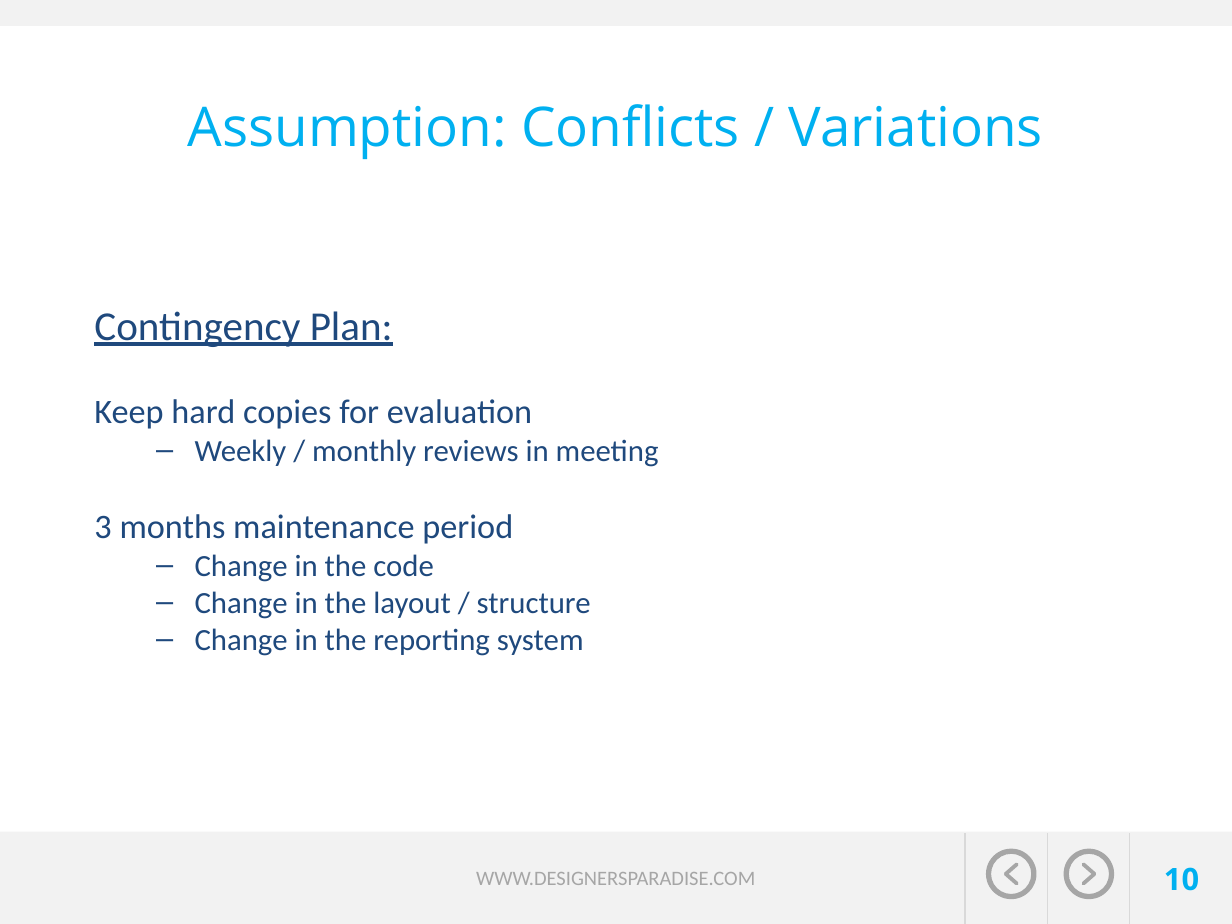
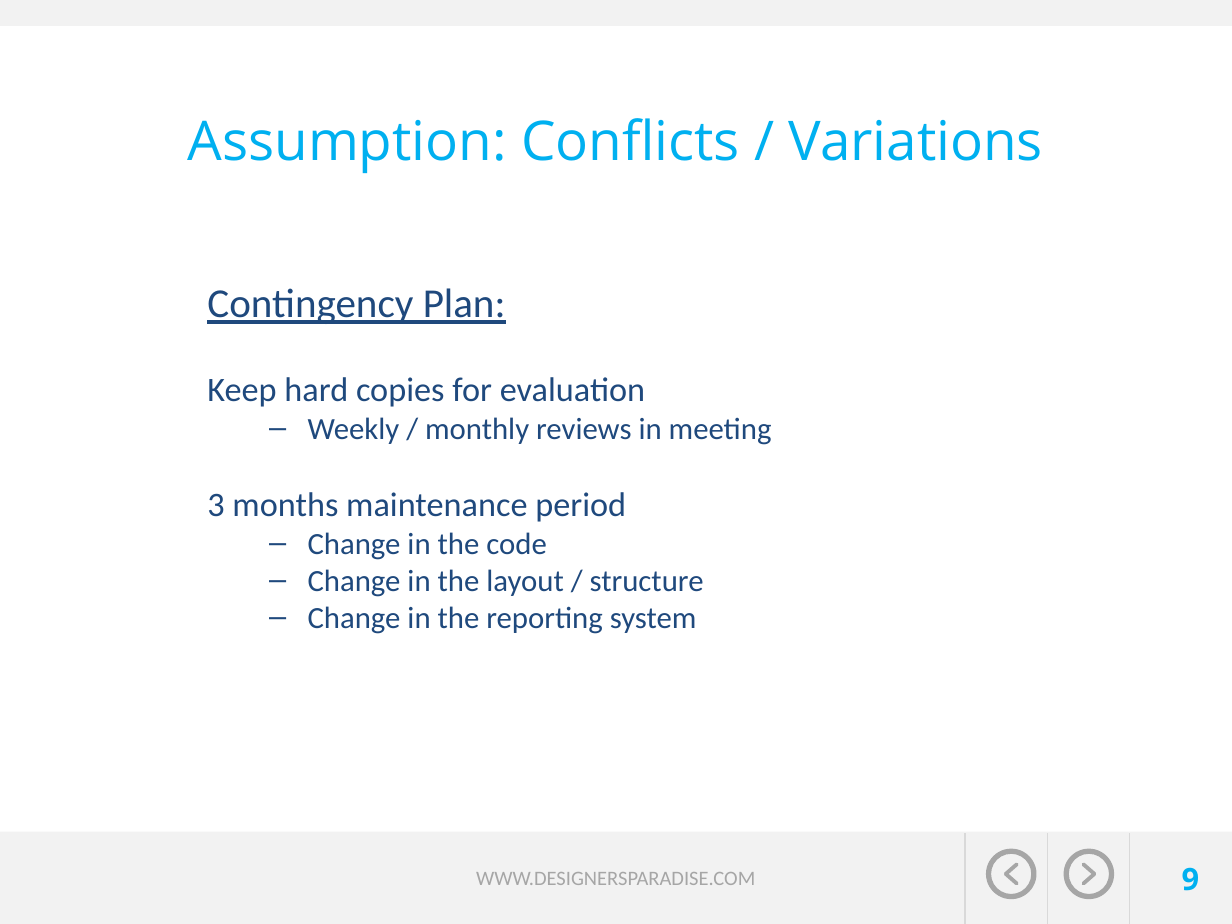
Before and after one commit to jvector-solutions/SAIT-OOSD-Team5, a slide deck: slide 9 of presentation/Travel expert presentation_Group5-John-Megha-Brian-Mahmood.pptx (slide 10 before the commit). Drawn at 1232x924 pixels with LibreOffice and Linux fonts; fonts in the diff are those of the drawing; background and template pictures are left out. Boxes give left, top, right and bottom in pixels: in the first picture for what was removed or moved away, otherwise in the second. Text is boxed around its words. In the diff, an @@ line names an element or a change of style, - is before the commit and + after.

```diff
--- a/presentation/Travel expert presentation_Group5-John-Megha-Brian-Mahmood.pptx
+++ b/presentation/Travel expert presentation_Group5-John-Megha-Brian-Mahmood.pptx
@@ title "Assumption: Conflicts / Variations": place and size @@
-title "Assumption: Conflicts / Variations" at (188,104,1044,159)
+title "Assumption: Conflicts / Variations" at (188,118,1044,173)
@@ text "Contingency Plan:": place and size @@
-text "Contingency Plan:" at (94,311,659,656)
+text "Contingency Plan:" at (207,288,772,634)
@@ page number at (1182,867,1200,891): text changed @@
-10
+9
```
Also in this commit, not shown: 7 other slides changed, 3 slides added, 3 slides removed.
